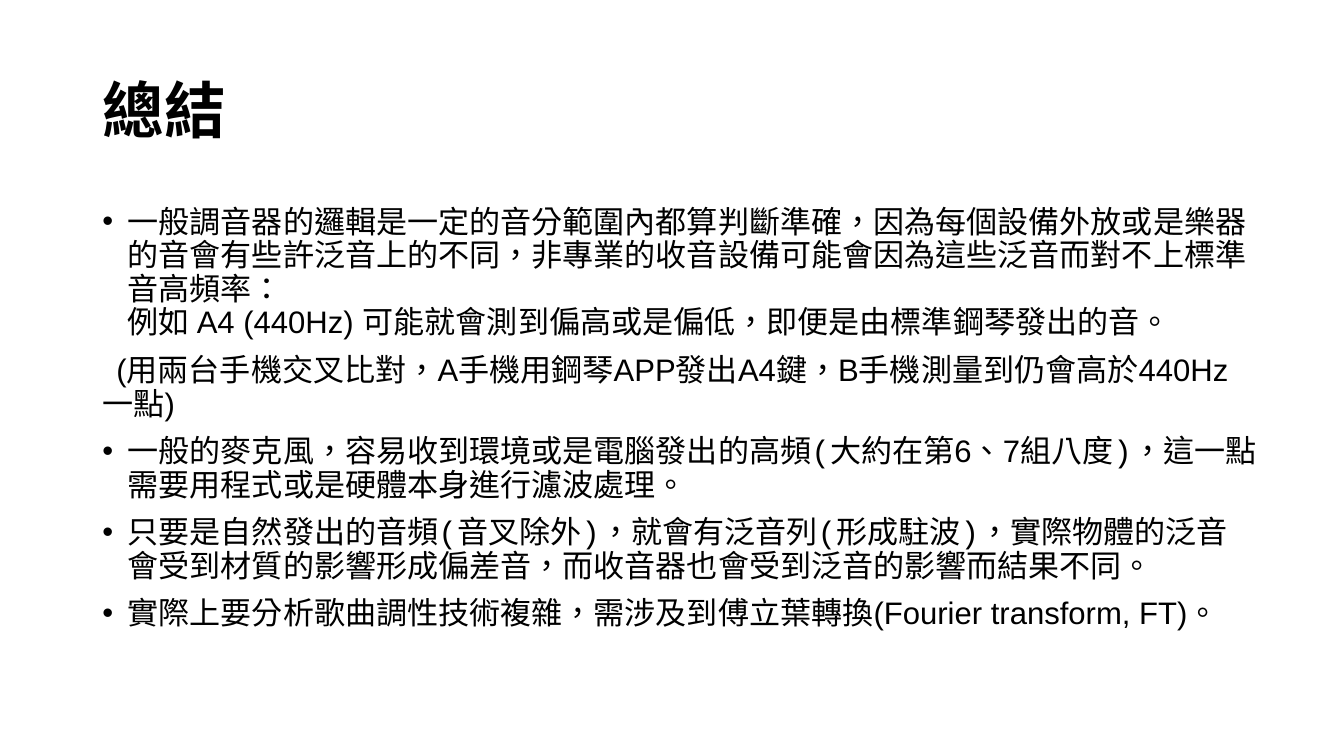
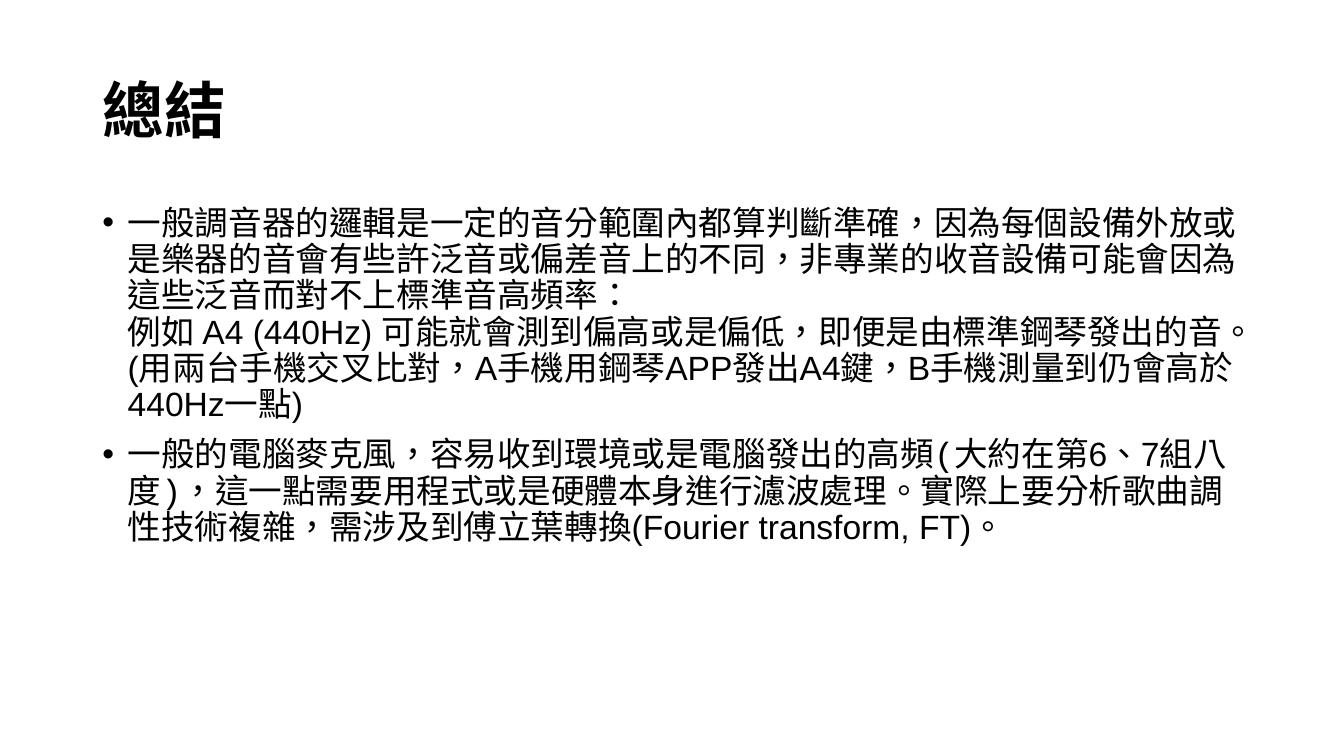
Before and after one commit to HowardYuuu/TunerWinForm, a slide deck: slide 12 of 1224報告_NAudio.pptx. Drawn at 1344x756 pixels with LibreOffice and Linux fonts; fonts in the diff are those of the drawing. Boxes give left, top, right and bottom in pixels: in the first picture for what was removed or moved away, otherwise in the second. Text is boxed around its words. In the diff, an @@ line names an element or a change of style, - is before the commit and + after.

```diff
--- a/1224報告_NAudio.pptx
+++ b/1224報告_NAudio.pptx
@@ text at bbox=[128, 206, 1256, 546]: text changed; size 22.2 to 24 pt @@
-• 一般調音器的邏輯是一定的音分範圍內都算判斷準確，因為每個設備外放或是樂器的音會有些許泛音上的不同，非專業的收音設備可能會因為這些泛音而對不上標準音高頻率：
-  例如 A4 (440Hz) 可能就會測到偏高或是偏低，即便是由標準鋼琴發出的音。
-(用兩台手機交叉比對，A手機用鋼琴APP發出A4鍵，B手機測量到仍會高於440Hz一點)
-• 一般的麥克風，容易收到環境或是電腦發出的高頻(大約在第6、7組八度)，這一點需要用程式或是硬體本身進行濾波處理。
-• 只要是自然發出的音頻(音叉除外)，就會有泛音列(形成駐波)，實際物體的泛音會受到材質的影響形成偏差音，而收音器也會受到泛音的影響而結果不同。
-• 實際上要分析歌曲調性技術複雜，需涉及到傅立葉轉換(Fourier transform, FT)。
+• 一般調音器的邏輯是一定的音分範圍內都算判斷準確，因為每個設備外放或是樂器的音會有些許泛音或偏差音上的不同，非專業的收音設備可能會因為這些泛音而對不上標準音高頻率：
+  例如 A4 (440Hz) 可能就會測到偏高或是偏低，即便是由標準鋼琴發出的音。(用兩台手機交叉比對，A手機用鋼琴APP發出A4鍵，B手機測量到仍會高於 440Hz一點)
+• 一般的電腦麥克風，容易收到環境或是電腦發出的高頻(大約在第6、7組八度)，這一點需要用程式或是硬體本身進行濾波處理。實際上要分析歌曲調性技術複雜，需涉及到傅立葉轉換(Fourier transform, FT)。
```
Also in this commit, not shown: 4 other slides changed, 1 other file.
